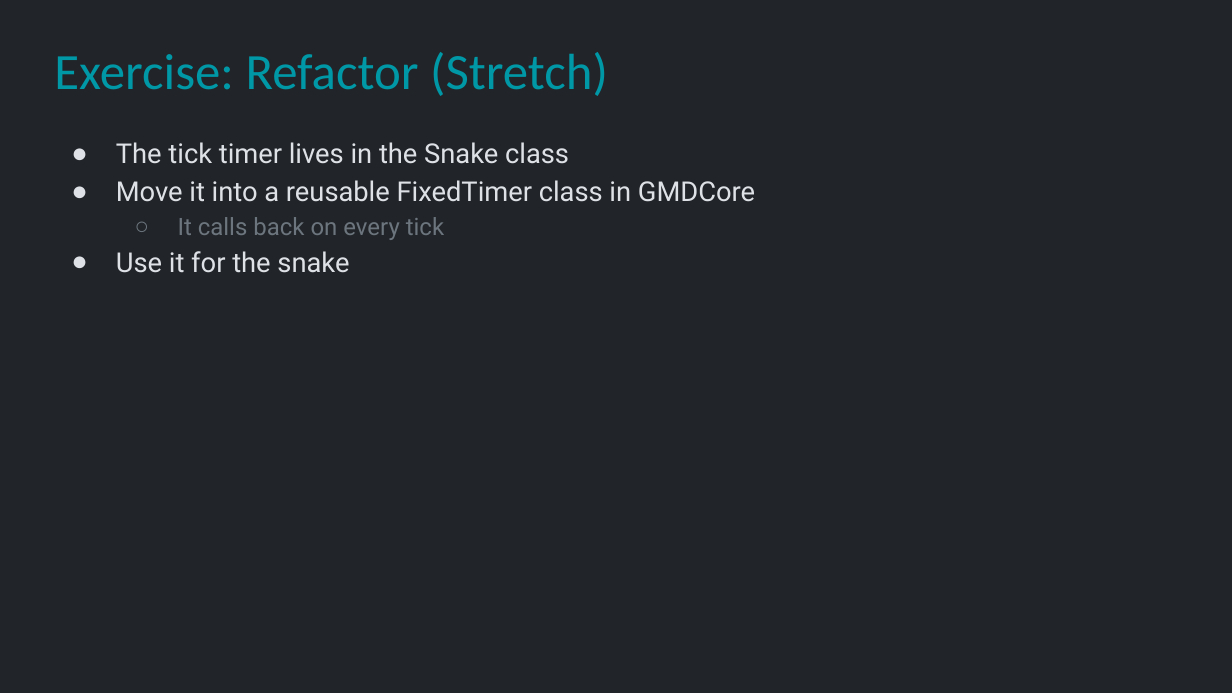
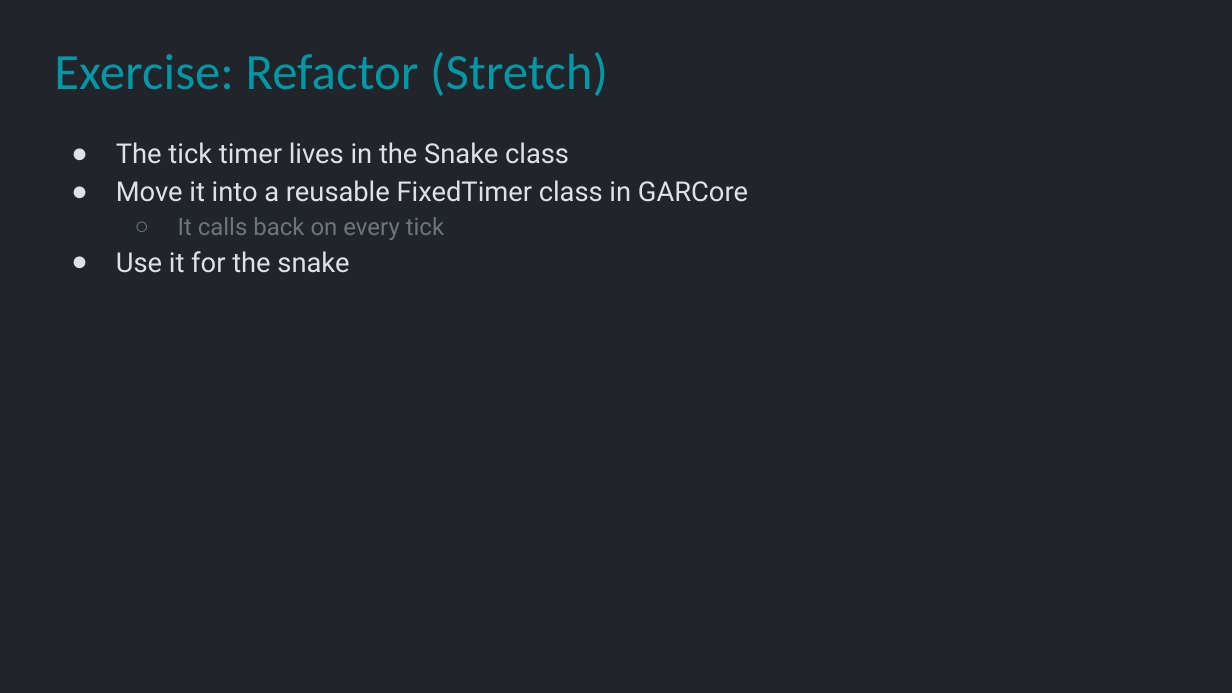
Before and after one commit to Metamate/gar, a slide deck: slide 38 of slides/03 Snake.pptx. Drawn at 1232x693 pixels with LibreOffice and Linux fonts; fonts in the diff are those of the drawing. Boxes give left, top, right and bottom in pixels: in the first picture for what was removed or moved away, otherwise in the second. Text is boxed around its words. In the diff, an @@ line names an element or a change of style, - is before the commit and + after.

```diff
--- a/slides/03 Snake.pptx
+++ b/slides/03 Snake.pptx
@@ text at [116,180,748,202]: text changed @@
-● Move it into a reusable FixedTimer class in GMDCore
+● Move it into a reusable FixedTimer class in GARCore
```
Also in this commit, not shown: 2 other slides changed, 19 other files.
